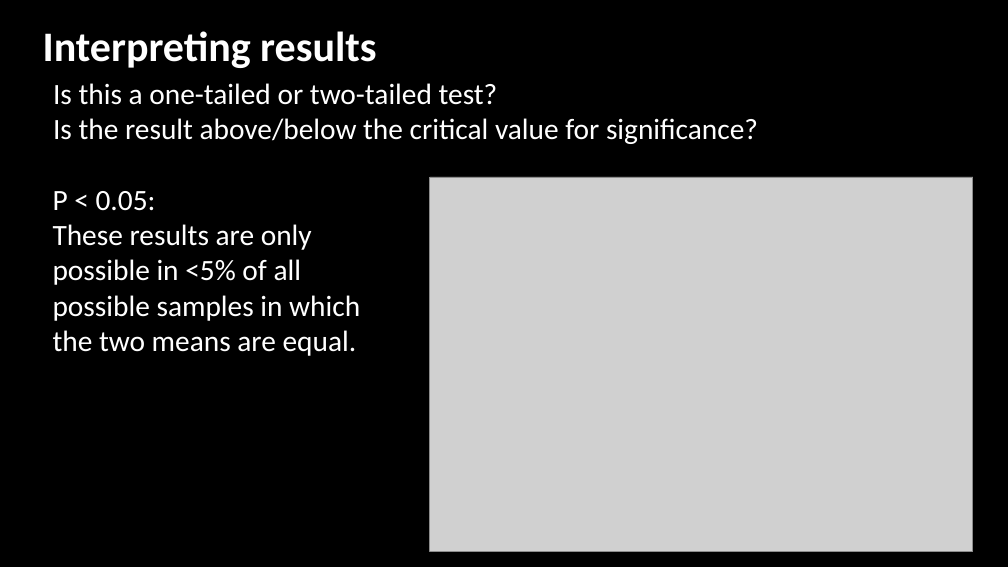
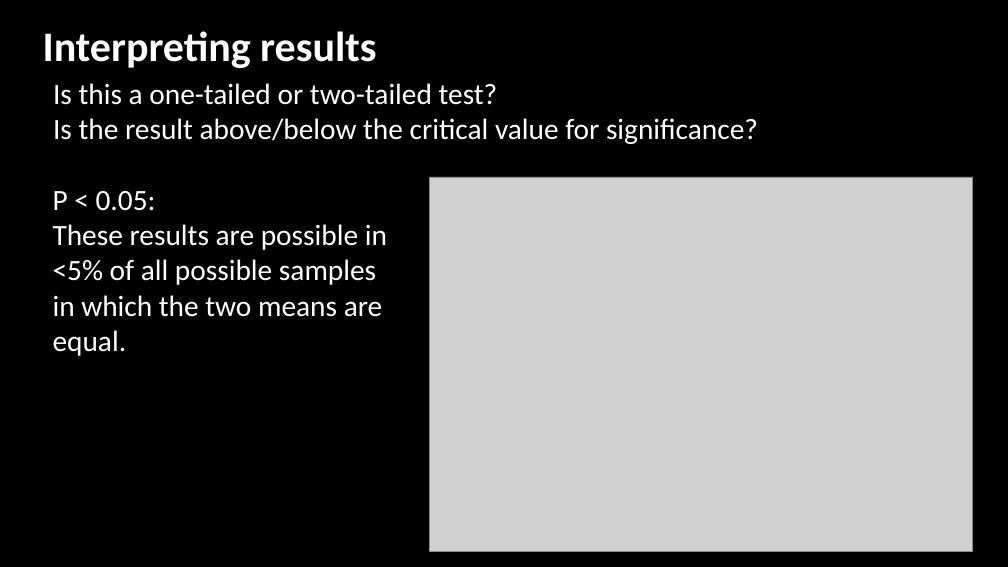
Before and after one commit to jshannon75/geog4300, a slide deck: slide 7 of in_class_slides/geog4300_W08-1 Tests of difference Midterm.pptx. Drawn at 1008x567 pixels with LibreOffice and Linux fonts; fonts in the diff are those of the drawing; grey boxes stand for pictures; background and template pictures are left out. Boxes give left, top, right and bottom in pixels: in the first picture for what was removed or moved away, otherwise in the second. Text is boxed around its words. In the diff, an @@ line names an element or a change of style, - is before the commit and + after.

Commit message:
update

```diff
--- a/in_class_slides/geog4300_W08-1 Tests of difference Midterm.pptx
+++ b/in_class_slides/geog4300_W08-1 Tests of difference Midterm.pptx
@@ text at bbox=[53, 224, 387, 356]: text changed @@
-These results are only possible in <5% of all possible samples in which the two means are equal.
+These results are possible in <5% of all possible samples in which the two means are equal.
```
Also in this commit, not shown: 2 other slides changed.
